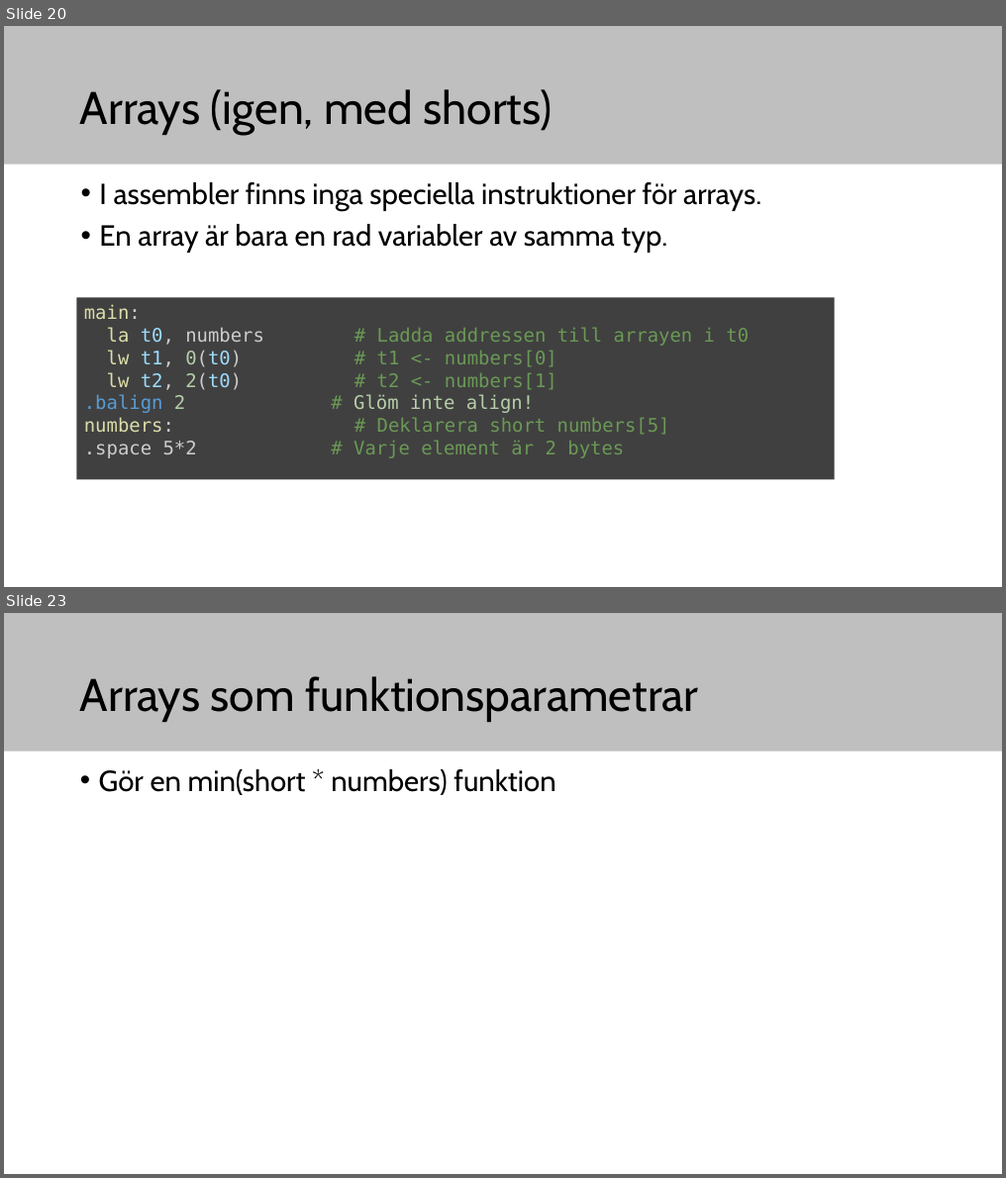
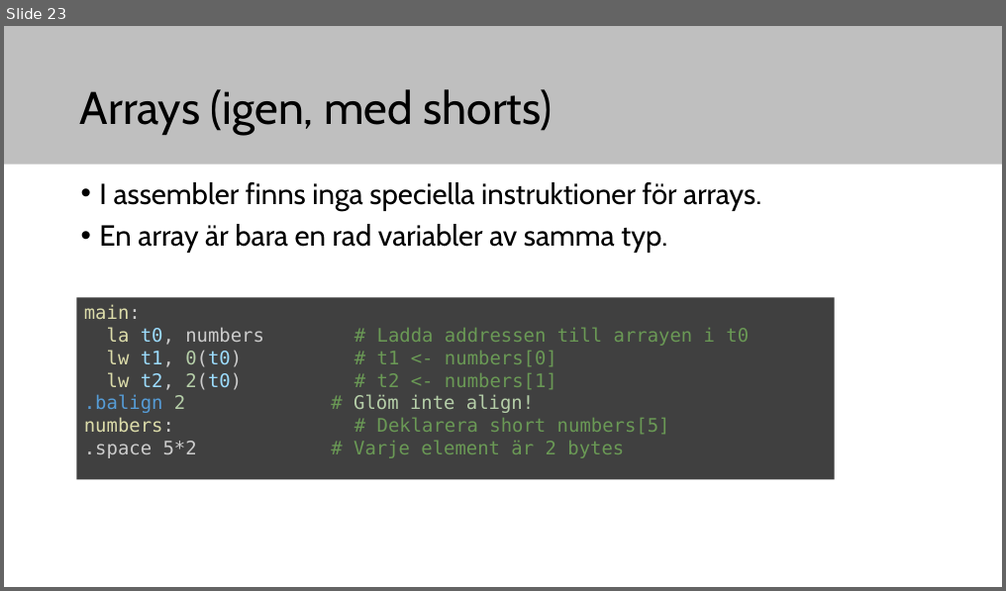
Before and after one commit to elias-at-chalmers/mop-lecture_notes-mirror, a slide deck: slides/lecture03-assembly2.pptx. Shown one above the other, each under a label of ours: slides 20 and 23 before the commit, slide 23 after it; the slides between them are not shown. The pictures are 1006x1178 and 1006x591 pixels, drawn with LibreOffice and Linux fonts; fonts in the diff are those of the drawing. Boxes give left, top, right and bottom in pixels: in the first picture for what was removed or moved away, otherwise in the second. Text is boxed around its words. In the diff, an @@ line names an element or a change of style, - is before the commit and + after.

```diff
--- a/slides/lecture03-assembly2.pptx
+++ b/slides/lecture03-assembly2.pptx
@@ slide 23 removed at [4, 613, 1002, 1174], background #FFFFFF; not listed: 1 template element that a slide beside it also shows @@
@@ title removed at [80, 676, 699, 722] @@
-Arrays som funktionsparametrar
@@ text removed at [99, 769, 555, 795] @@
-• Gör en min(short * numbers) funktion
@@ what was slide 20 is now slide 23 @@
```
Also in this commit, not shown: 7 slides changed, 6 slides added, 3 other slides removed, 8 other files.
